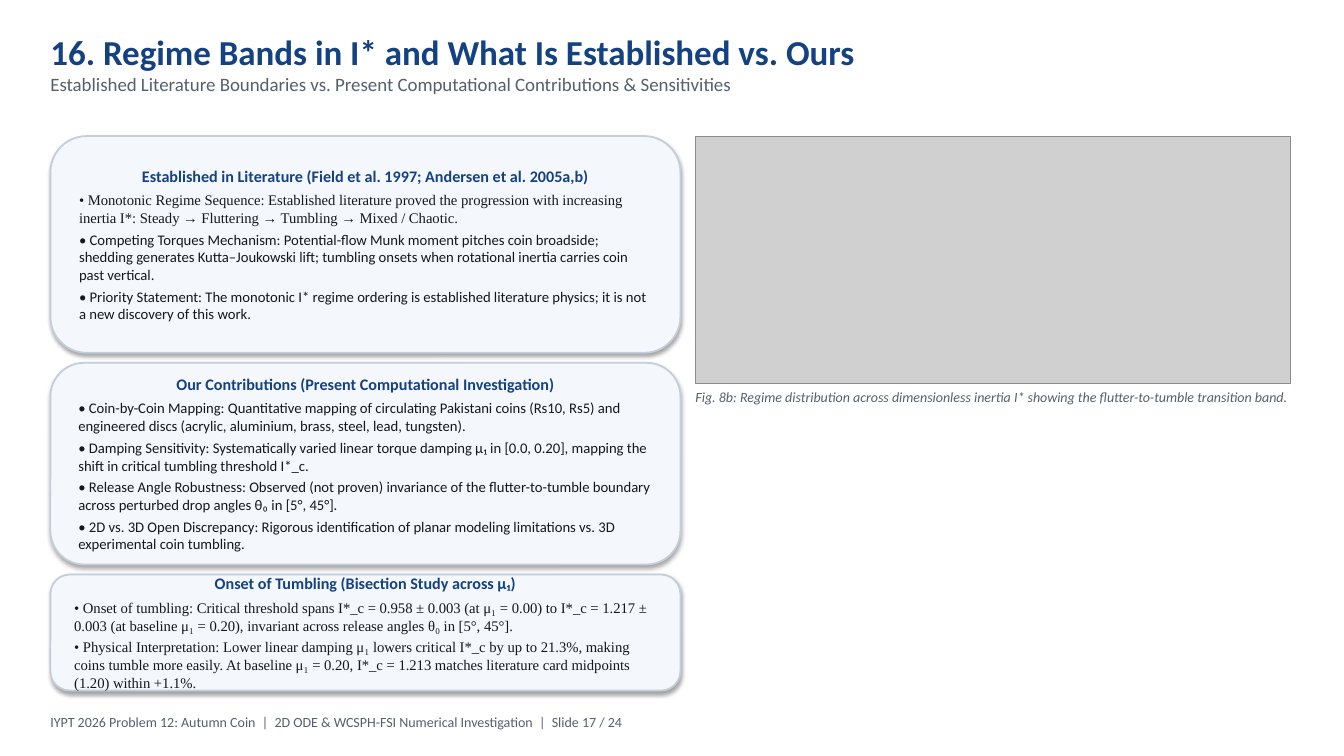
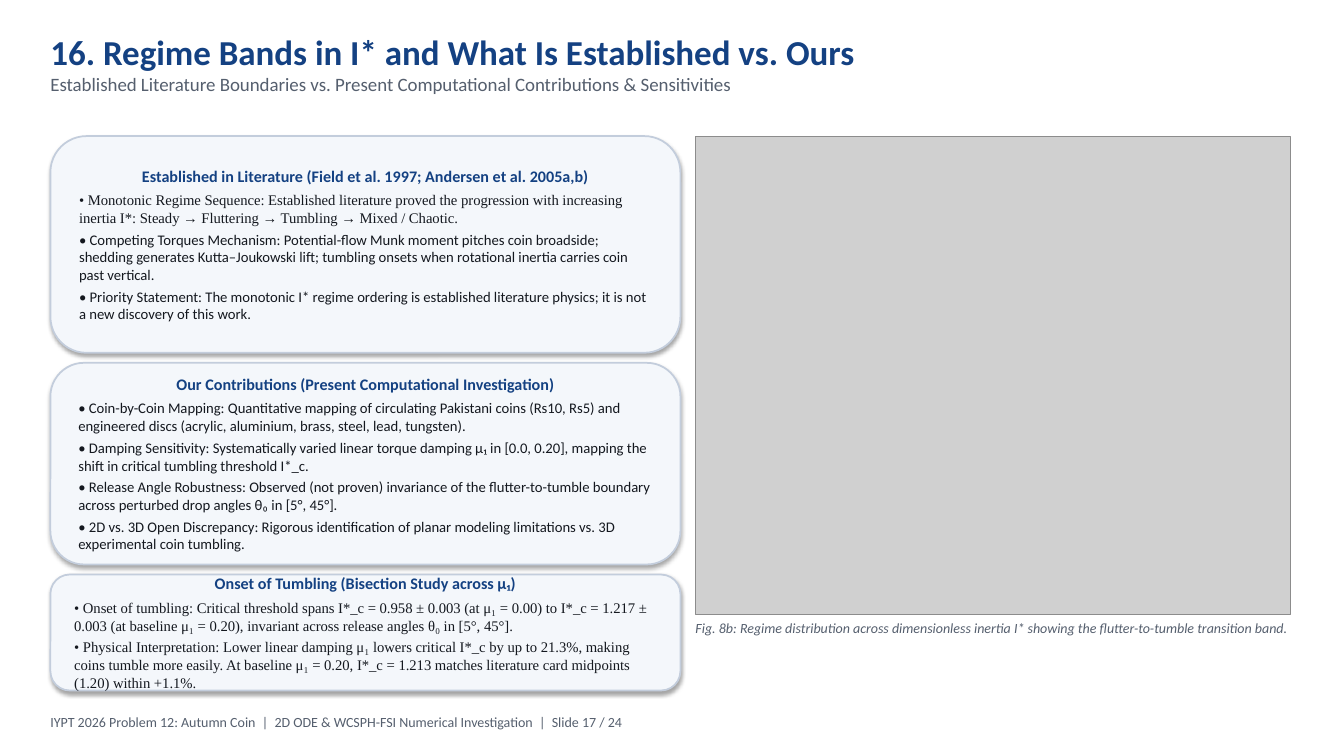
Before and after one commit to ayaanthelegend/Autumn-coin, a slide deck: slide 17 of Autumn_Coin_IYPT_2026.pptx. Drawn at 1344x756 pixels with LibreOffice and Linux fonts; fonts in the diff are those of the drawing; grey boxes stand for pictures. Boxes give left, top, right and bottom in pixels: in the first picture for what was removed or moved away, otherwise in the second. Text is boxed around its words. In the diff, an @@ line names an element or a change of style, - is before the commit and + after.

```diff
--- a/Autumn_Coin_IYPT_2026.pptx
+++ b/Autumn_Coin_IYPT_2026.pptx
@@ picture: place and size @@
-picture at box(696, 136, 1291, 384)
+picture at box(696, 136, 1291, 615)
@@ text "Fig. 8b: Regime distribution across ...": place and size @@
-text "Fig. 8b: Regime distribution across ..." at box(695, 392, 1287, 405)
+text "Fig. 8b: Regime distribution across ..." at box(695, 623, 1287, 636)
```
Also in this commit, not shown: 8 other slides changed, 43 other files.
